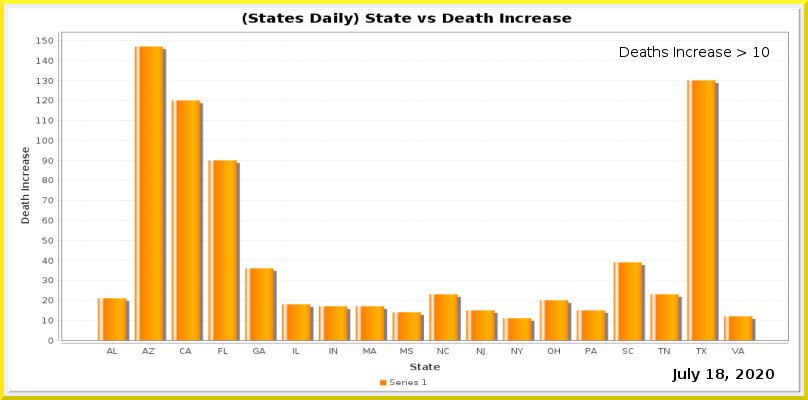
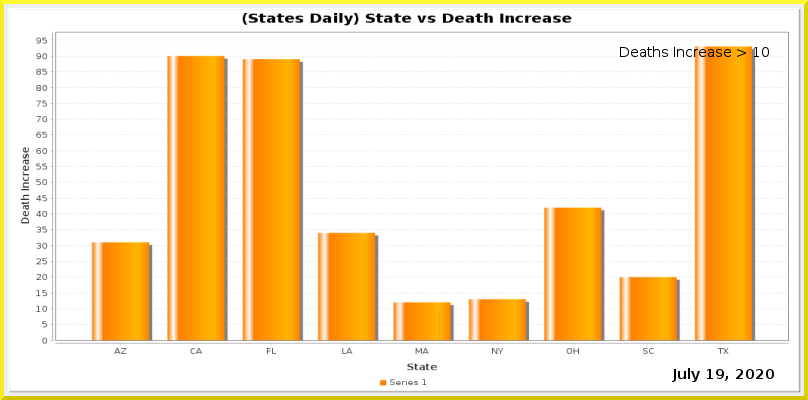
The second 808 × 400 image is a revision of the first. Changes to its layers:
painted on "Current Date" over [716, 369, 724, 379]
painted on "Date_vs_TestIncrease.png" over [36, 31, 789, 371]
